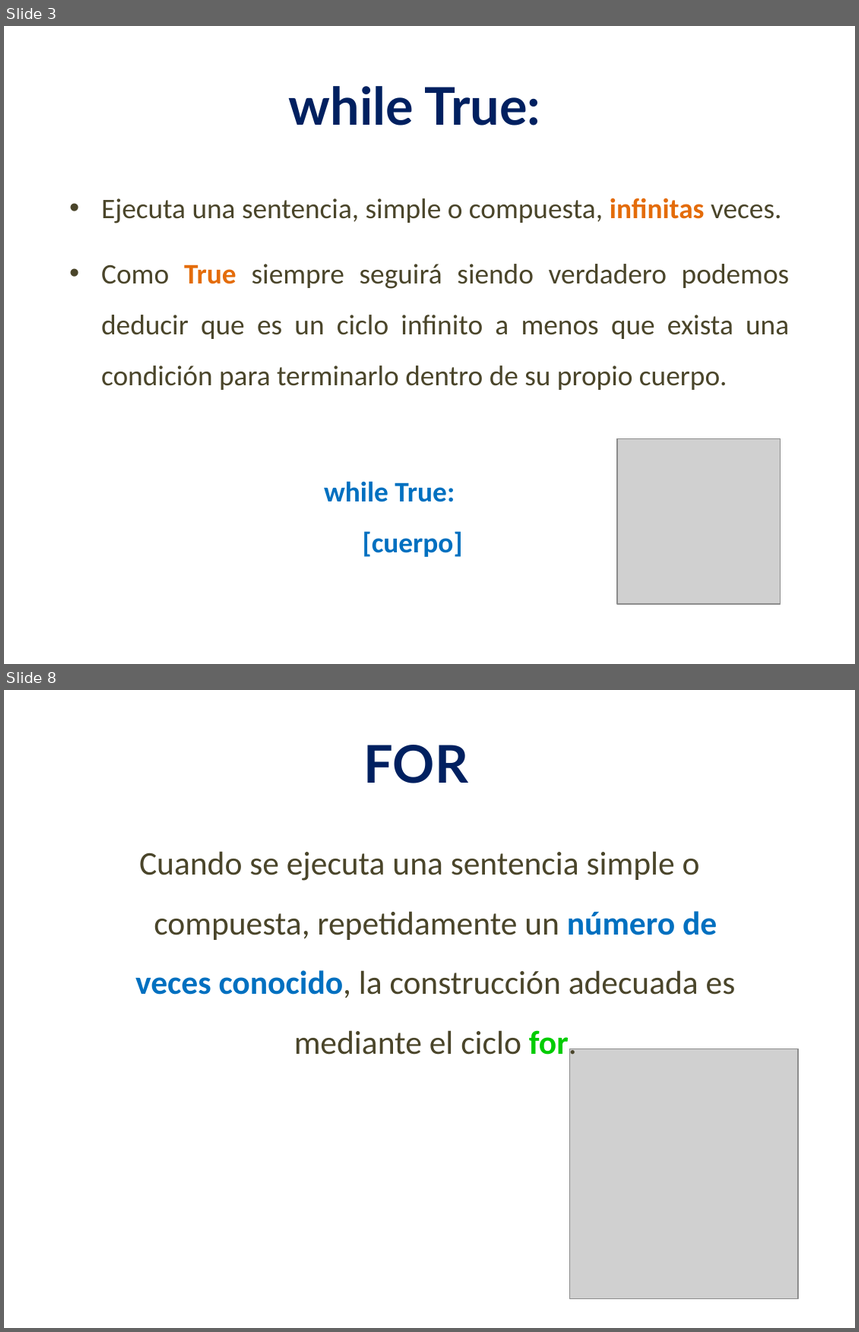
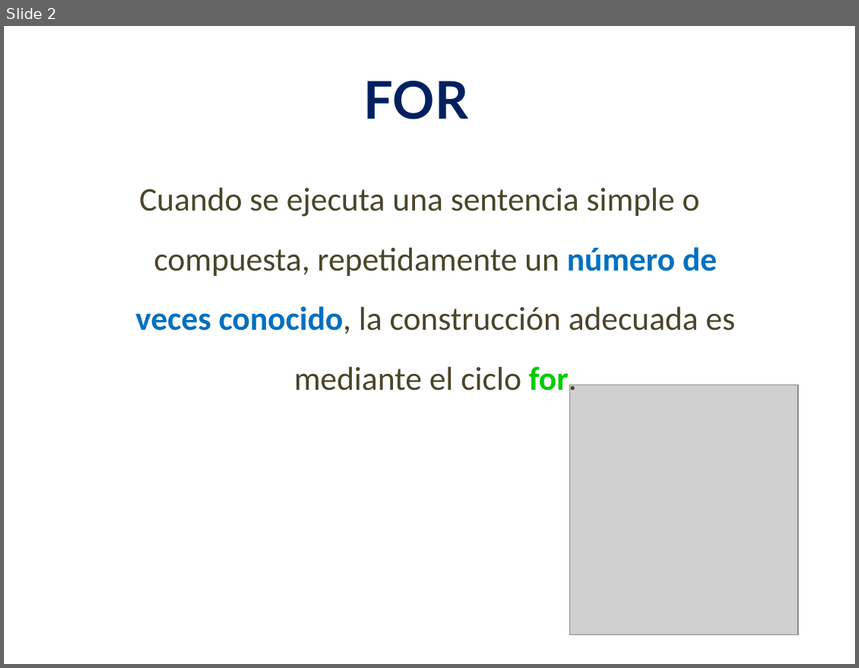
Before and after one commit to lizetheP/Analitica, a slide deck: CalendarioAgo2022/presentaciones/6_For.pptx. Shown one above the other, each under a label of ours: slides 3 and 8 before the commit, slide 2 after it; the slides between them are not shown. The pictures are 859x1332 and 859x668 pixels, drawn with LibreOffice and Linux fonts; fonts in the diff are those of the drawing; grey boxes stand for pictures. Boxes give left, top, right and bottom in pixels: in the first picture for what was removed or moved away, otherwise in the second. Text is boxed around its words. In the diff, an @@ line names an element or a change of style, - is before the commit and + after.

```diff
--- a/CalendarioAgo2022/presentaciones/6_For.pptx
+++ b/CalendarioAgo2022/presentaciones/6_For.pptx
@@ slide 3 removed at [4, 26, 855, 664], background #FFFFFF @@
@@ title removed at [289, 86, 541, 126] @@
-while True:
@@ text removed at [101, 198, 790, 390] @@
-• Ejecuta una sentencia, simple o compuesta, infinitas veces.
-• Como True siempre seguirá siendo verdadero podemos deducir que es un ciclo infinito a menos que exista una condición para terminarlo dentro de su propio cuerpo.
@@ picture removed at [617, 439, 780, 605] @@
@@ text removed at [324, 481, 463, 557] @@
-while True:
-[cuerpo]
@@ what was slide 8 is now slide 2 @@
```
Also in this commit, not shown: 1 slide changed, 6 other slides removed, 14 other files.
